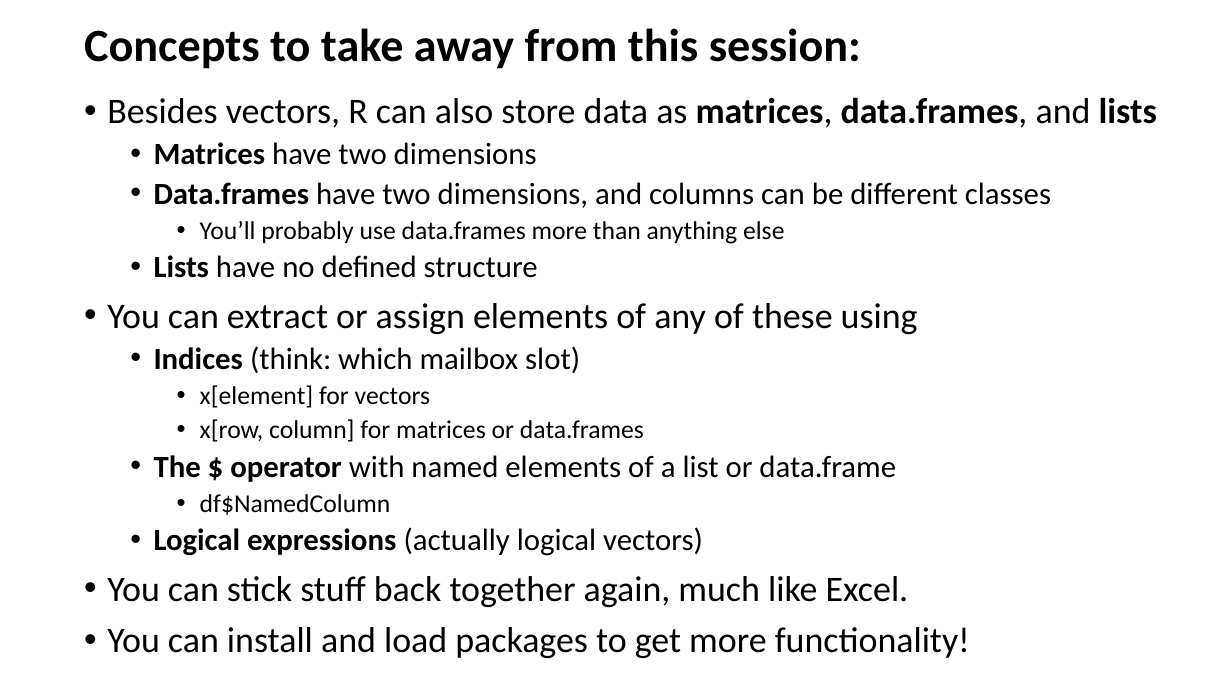
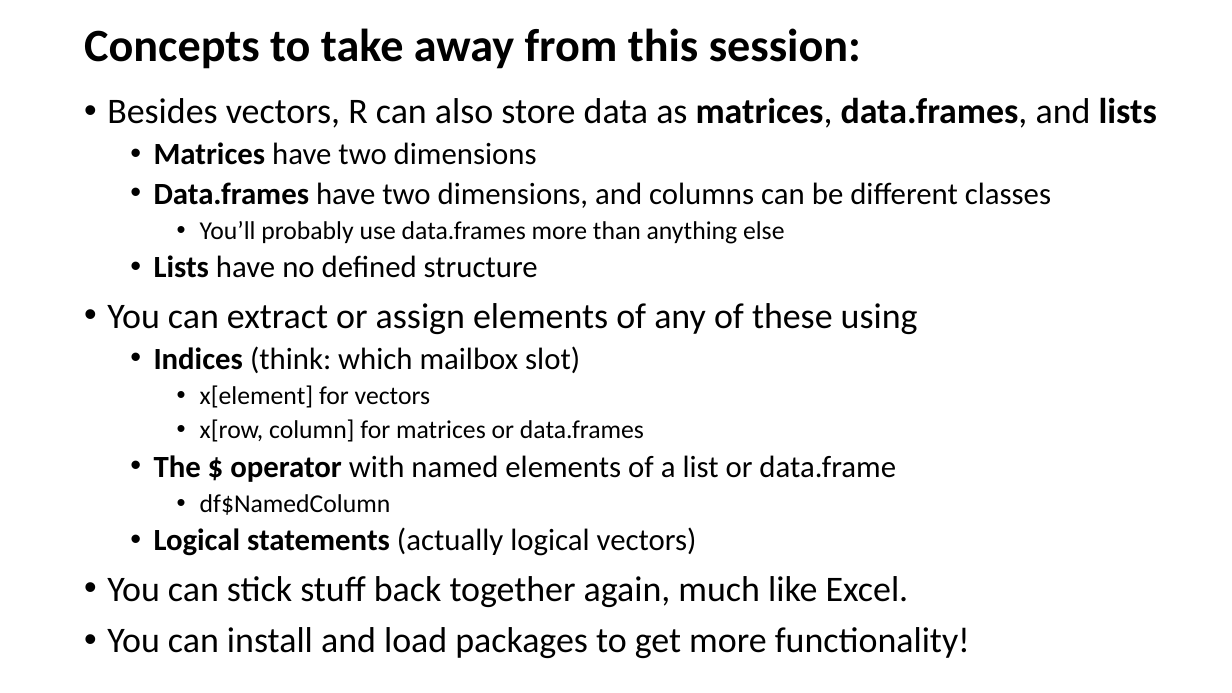
Before and after one commit to justinpriest/ADFG_R_Intro_Workshop, a slide deck: slide 33 of presentations/4 - Programming Basics 2 - Under the Hood.pptx (slide 34 before the commit). Drawn at 1232x693 pixels with LibreOffice and Linux fonts; fonts in the diff are those of the drawing. Boxes give left, top, right and bottom in pixels: in the first picture for what was removed or moved away, otherwise in the second. Text is boxed around its words. In the diff, an @@ line names an element or a change of style, - is before the commit and + after.

```diff
--- a/presentations/4 - Programming Basics 2 - Under the Hood.pptx
+++ b/presentations/4 - Programming Basics 2 - Under the Hood.pptx
@@ text at (x1=154, y1=527, x2=697, y2=556): text changed @@
-  • Logical expressions (actually logical vectors)
+  • Logical statements (actually logical vectors)
```
Also in this commit, not shown: 6 other slides changed, 1 slide removed, 1 other file.
